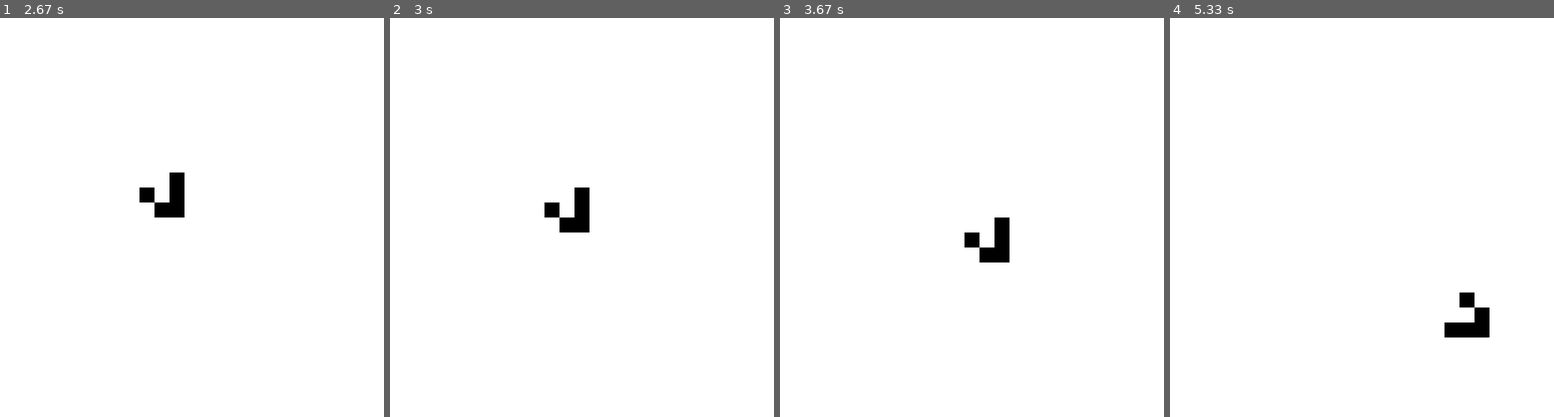
Above: before the commit, frames 1-4 (left to right).
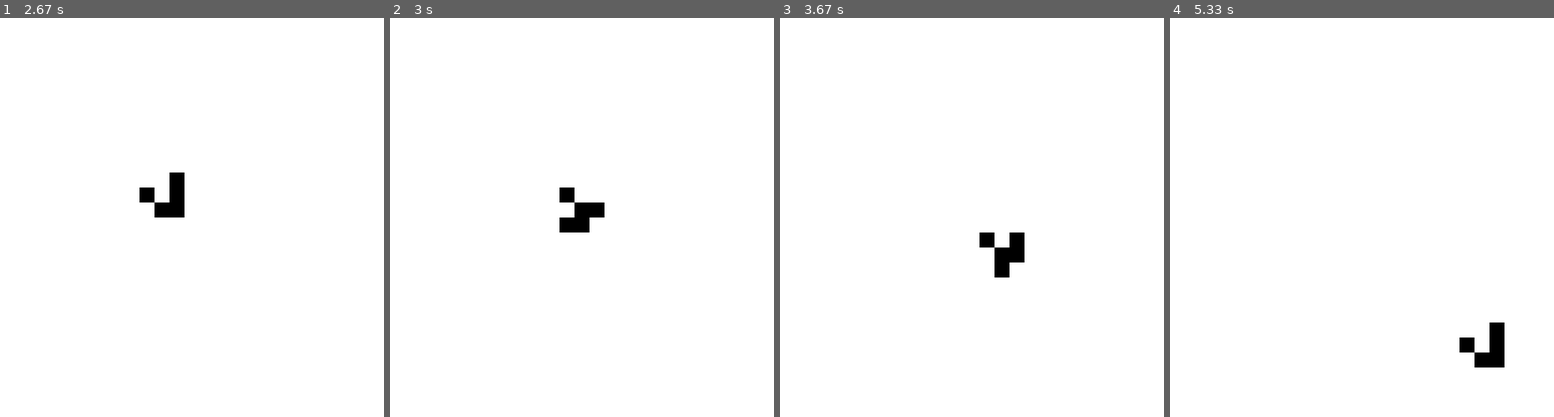
Above: after the commit, the same moments.

Repository: KarolPiasnik/Python-one-file-programs
Game: pygame game, started from pyGameOfLife.py
The game is run twice, just before and just after one commit, with the same random seed, the same clock (stepped at 60 frames per second) and the same inputs.
Inputs:
- Up to frame 1 (2.67 s): tap - at 0.33, 2.13, 2.53 s; tap + at 0.67 s
- Up to frame 2 (3 s): tap - at 2.83 s
- Up to frame 3 (3.67 s): tap + at 3.37 s
- Up to frame 4 (5.33 s): tap + at 4.63, 4.93, 5.3 s; tap - at 4.72 s

Frame 1 is identical in both runs. In frame 2, 0.6% of the frame differs, in the area x 40-56%, y 42-50%; in frame 3, 1.2%; in frame 4, 1.5%, in the area x 71-88%, y 68-88%.

Commit message:
after changing speed controls to o and p it works ##no idea why

Diff:
--- a/pyGameOfLife.py
+++ b/pyGameOfLife.py
@@ -64,9 +64,11 @@
             elif event.type == pygame.KEYDOWN:
                 if event.key == pygame.K_q:
                     gameQuit()
-                elif event.key == pygame.K_PLUS and speed < 120:
+                if event.key == pygame.K_p and speed < 120:
+                    print('lel')
                     speed+=1
-                elif event.key == pygame.K_MINUS and speed > 0:
+                if event.key == pygame.K_o and speed > 1:
+                    print('lel')
                     speed-=1
         pygame.event.clear()
 
